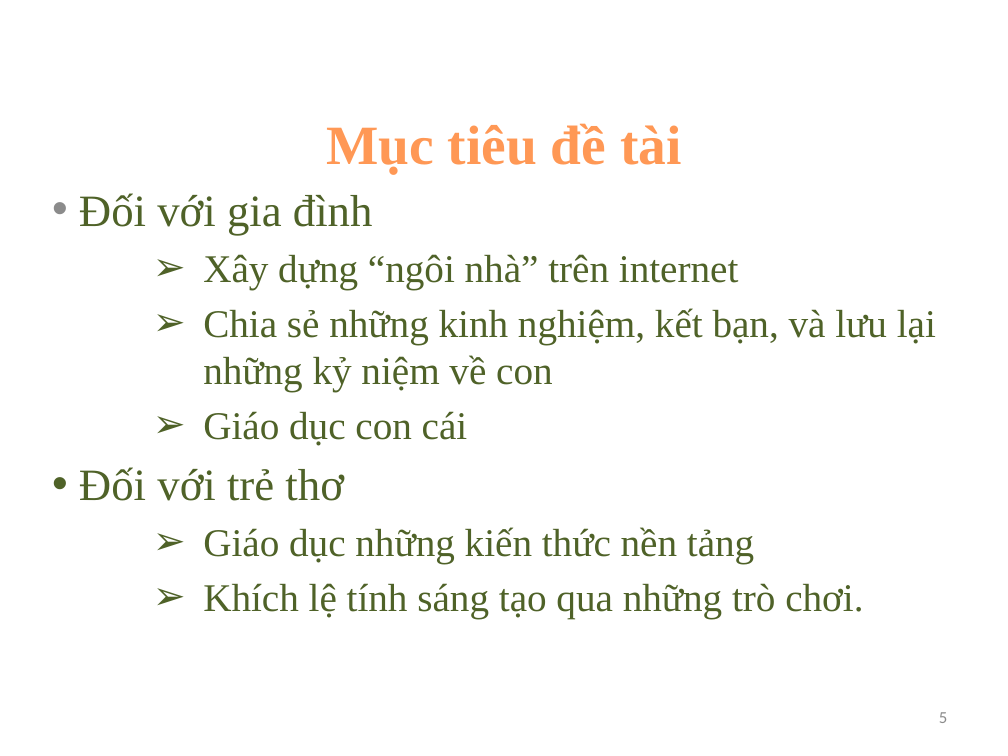
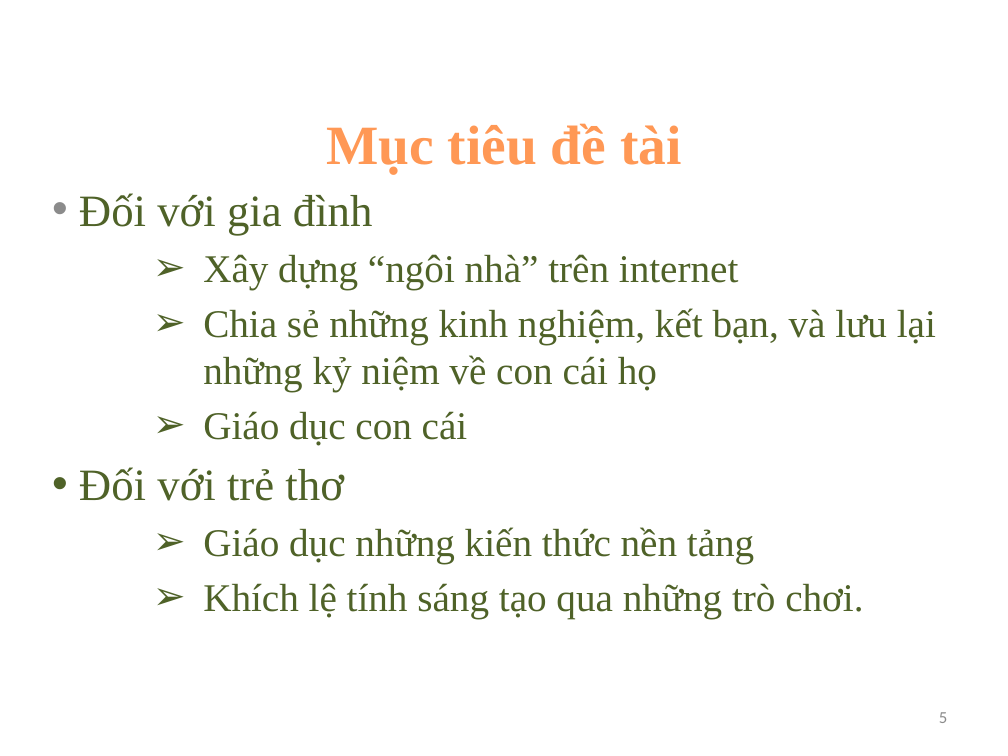
Before and after one commit to lengocluyen/pescode, a slide deck: slide 5 of Reporting Thesis/LV_FINAL/ReportThesis2/ReportingPPT.pptx. Drawn at 1008x756 pixels with LibreOffice and Linux fonts; fonts in the diff are those of the drawing; background and template pictures are left out. Boxes give left, top, right and bottom in pixels: in the first picture for what was removed or moved away, otherwise in the second. Text is boxed around its words. In the diff, an @@ line names an element or a change of style, - is before the commit and + after.

```diff
--- a/Reporting Thesis/LV_FINAL/ReportThesis2/ReportingPPT.pptx
+++ b/Reporting Thesis/LV_FINAL/ReportThesis2/ReportingPPT.pptx
@@ subtitle at (203, 308, 936, 391): text changed @@
-    ➢ Chia sẻ những kinh nghiệm, kết bạn, và lưu lại những kỷ niệm về con
+    ➢ Chia sẻ những kinh nghiệm, kết bạn, và lưu lại những kỷ niệm về con cái họ
```
Also in this commit, not shown: 5 other slides changed, 1 slide added, 2 slides removed.
